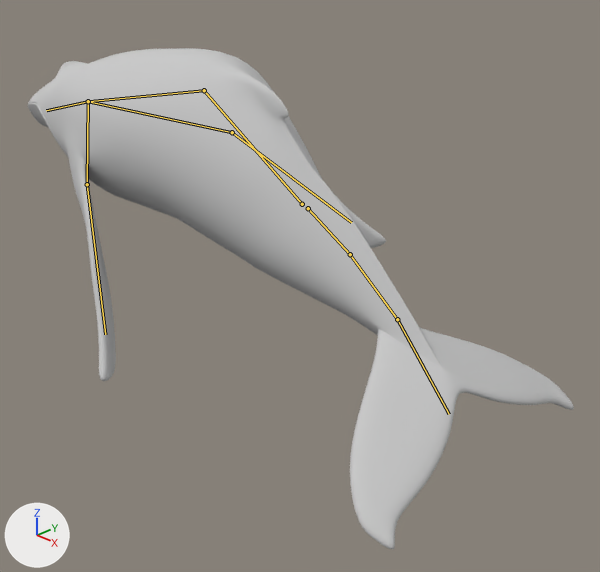
An edit to the Blender file Animals/Model/Whale.blend, drawn before and after from the same camera.
One viewpoint serves both versions: a 50 mm lens placed at (6.32, -4.75, 2.77), pointed at (0.82, 0.73, -0.74). The lights are fixed; the arrows at lower left show +X, +Y and +Z. Both versions are drawn at frame 80 of the action 'Action'; the numbers are the values there. The bones that bend it are drawn over the model as lines.

In view in the first picture: '10054_Whale_v2_L3'.
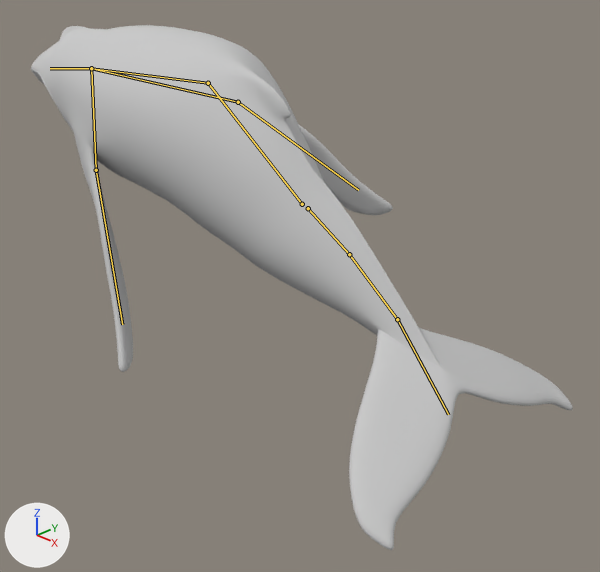
Location of each change, (x1, y1, x2, y2) in pixels of the pictures (600 x 572 px):
'10054_Whale_v2_L3', posed
    before: (27, 48, 574, 549)
    after: (31, 25, 573, 550)
bone 'Bone', root to tip
    before: (302, 204) to (204, 90)
    after: (302, 204) to (208, 83)
bone 'Bone.001', root to tip
    before: (204, 90) to (88, 101)
    after: (208, 83) to (91, 68)

The edits, one by one:
Bone 'Bone' (bone_bone) turns from (-4, -8, -14) to (-5, -10, -17) degrees about its own x, y and z.
Bone 'Bone.001' (bone_bone_001) turns from (2, -3, 19) to (2, -9, 15) degrees about its own x, y and z.
